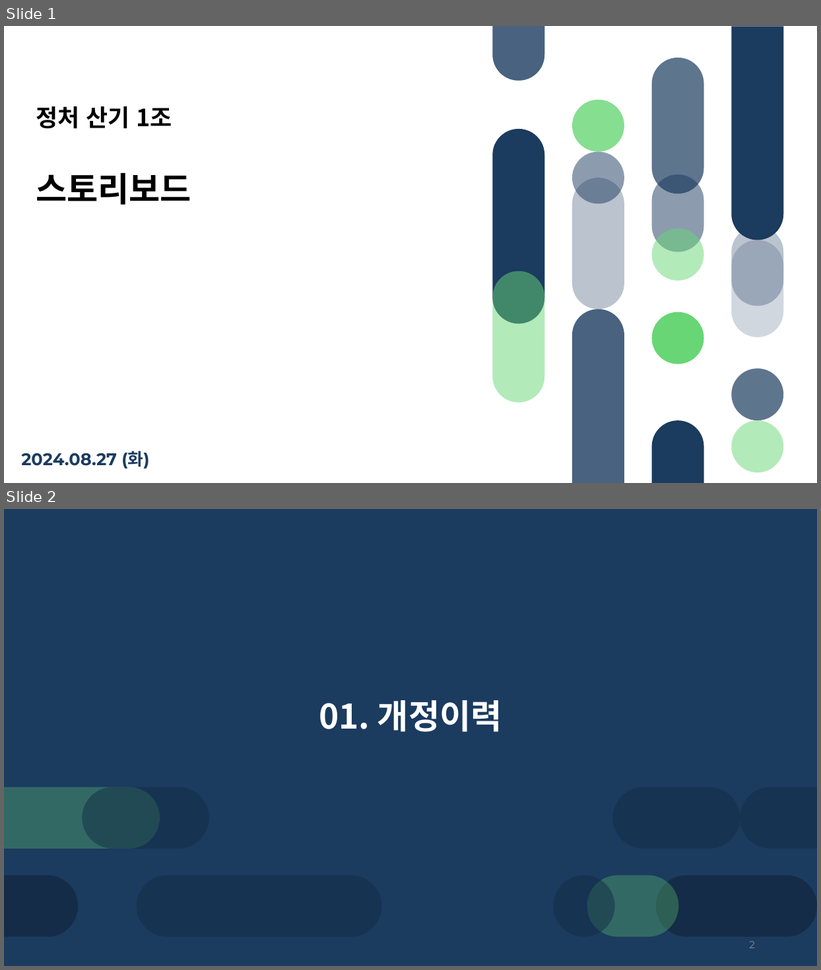
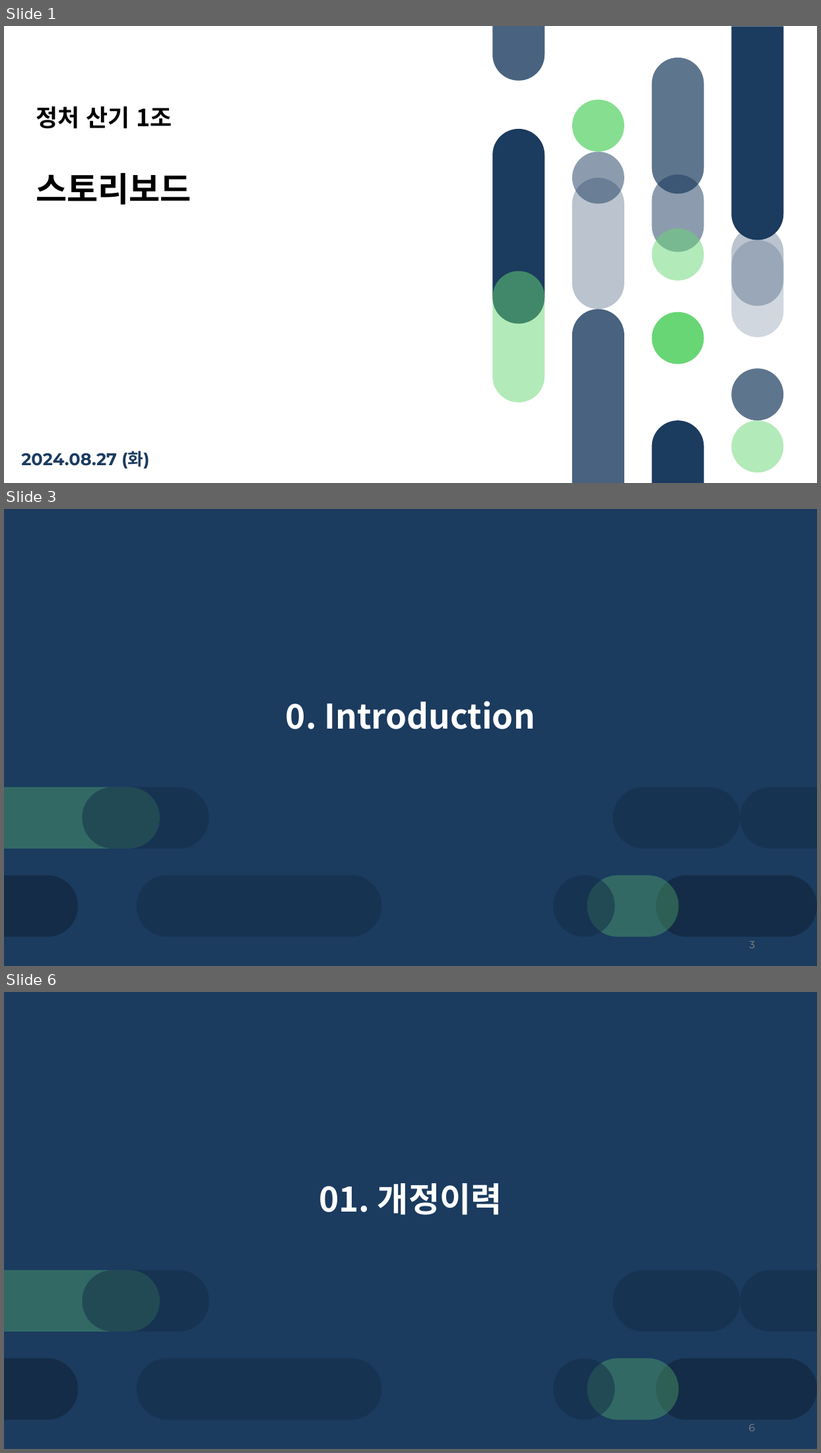
Before and after one commit to KIMGACHE/TEAM_1, a slide deck: 스토리보드 1조 조성현 수정본ver 0.3.pptx. Shown one above the other, each under a label of ours: slides 1 and 2 before the commit, slides 1, 3 and 6 after it; the slides between them are not shown. The pictures are 821x970 and 821x1453 pixels, drawn with LibreOffice and Linux fonts; fonts in the diff are those of the drawing. Boxes give left, top, right and bottom in pixels: in the first picture for what was removed or moved away, otherwise in the second. Text is boxed around its words. In the diff, an @@ line names an element or a change of style, - is before the commit and + after.

```diff
--- a/스토리보드 1조 조성현 수정본ver 0.3.pptx
+++ b/스토리보드 1조 조성현 수정본ver 0.3.pptx
@@ slide 3 added at [4, 509, 817, 966], background #1B3B5F @@
@@ text added at [286, 701, 535, 729], 40 pt, text #FFFFFF, bold @@
+0. Introduction
@@ group added at [4, 787, 817, 849]: 2 freeform shapes, 2 rounded rectangles @@
@@ group added at [4, 875, 817, 937]: 3 rounded rectangles, 1 ellipse, 1 freeform shape @@
@@ page number added at [749, 941, 755, 949], 12 pt, text #8C8C8C @@
+3
@@ what was slide 2 is now slide 6 @@
@@ page number at [749, 1424, 755, 1432]: text changed @@
-2
+6
```
Also in this commit, not shown: 2 slides changed, 3 other slides added.
